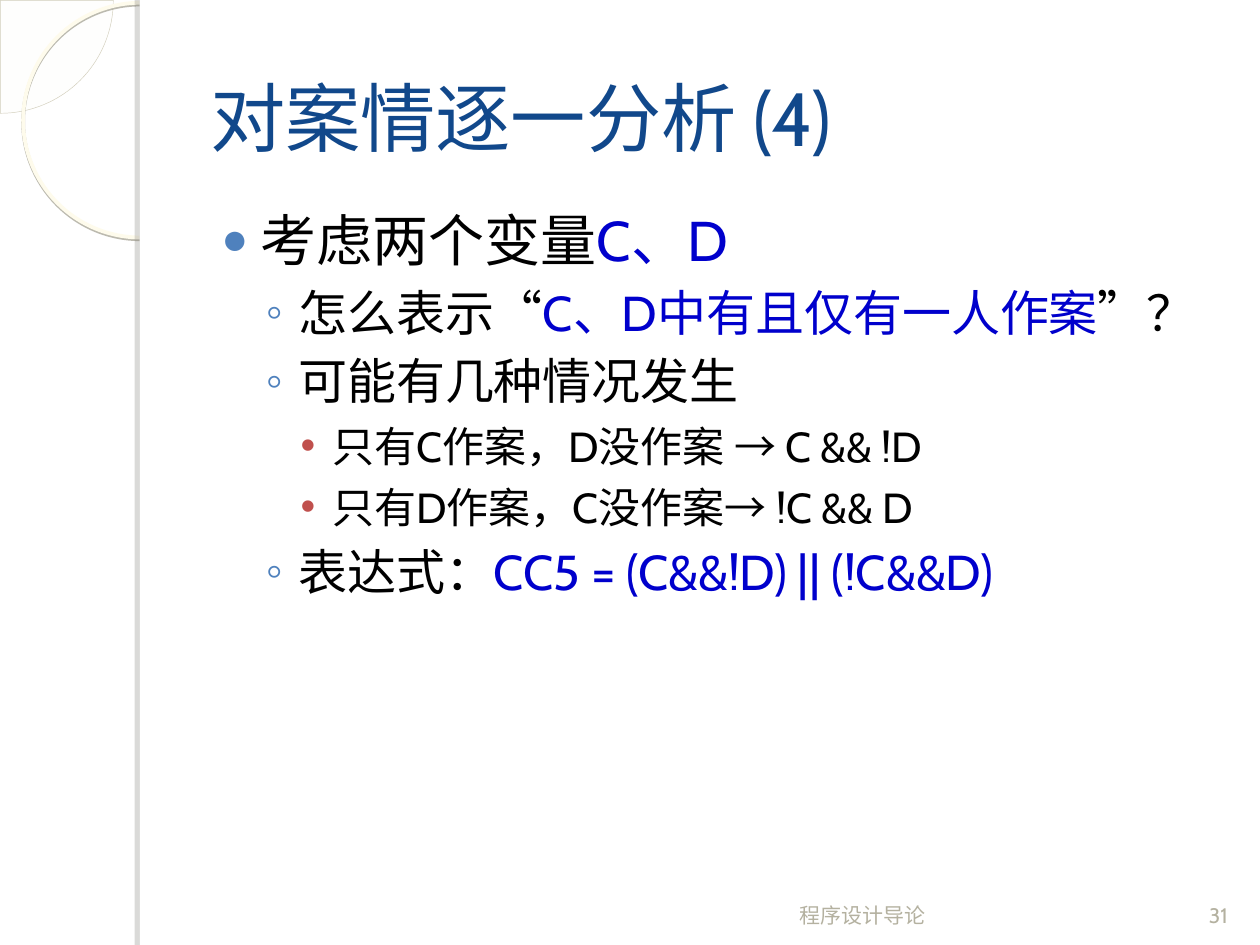
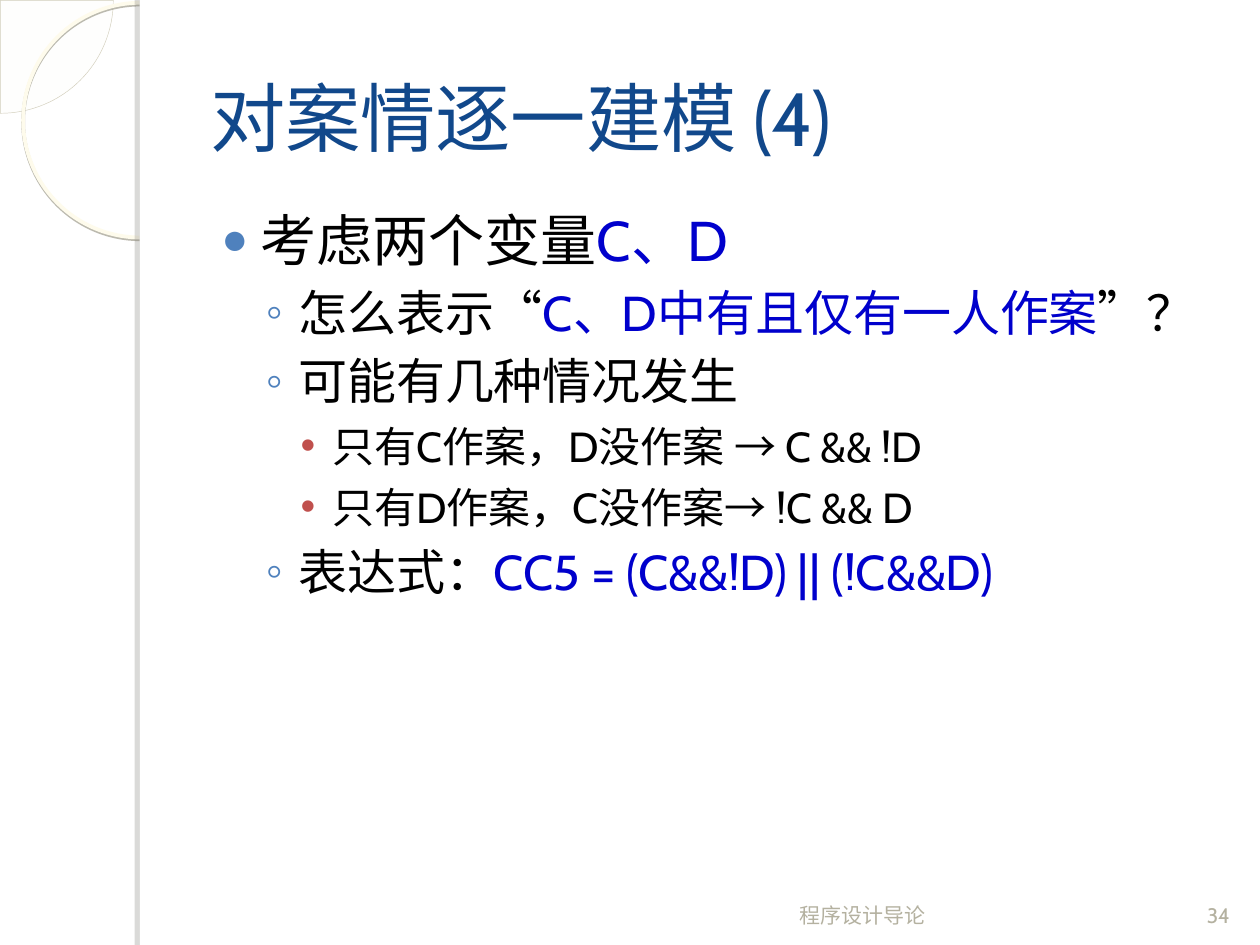
Before and after one commit to fanju1984/introduction-to-programming, a slide deck: slide 34 of introduction-to-programming/slides/2017/04-Control-Statement-1.ppt (slide 31 before the commit). Drawn at 1260x945 pixels with LibreOffice and Linux fonts; fonts in the diff are those of the drawing; background and template pictures are left out. Boxes give left, top, right and bottom in pixels: in the first picture for what was removed or moved away, otherwise in the second. Text is boxed around its words. In the diff, an @@ line names an element or a change of style, - is before the commit and + after.

```diff
--- a/introduction-to-programming/slides/2017/04-Control-Statement-1.ppt
+++ b/introduction-to-programming/slides/2017/04-Control-Statement-1.ppt
@@ title at <box>210,82,831,157</box>: text changed @@
-对案情逐一分析 (4)
+对案情逐一建模 (4)
@@ page number at <box>1207,908,1230,923</box>: text changed @@
-31
+34
```
Also in this commit, not shown: 17 other slides changed, 6 slides added, 5 slides removed, 1 other file.
